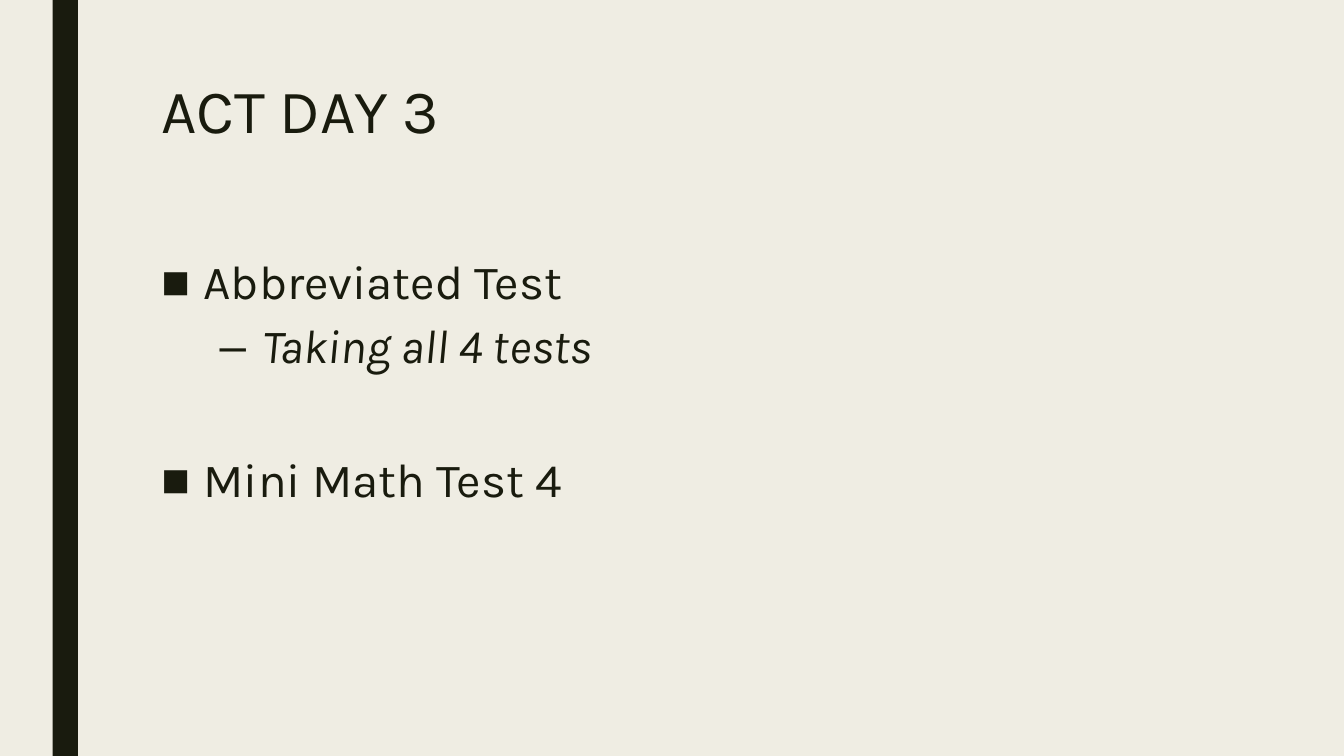
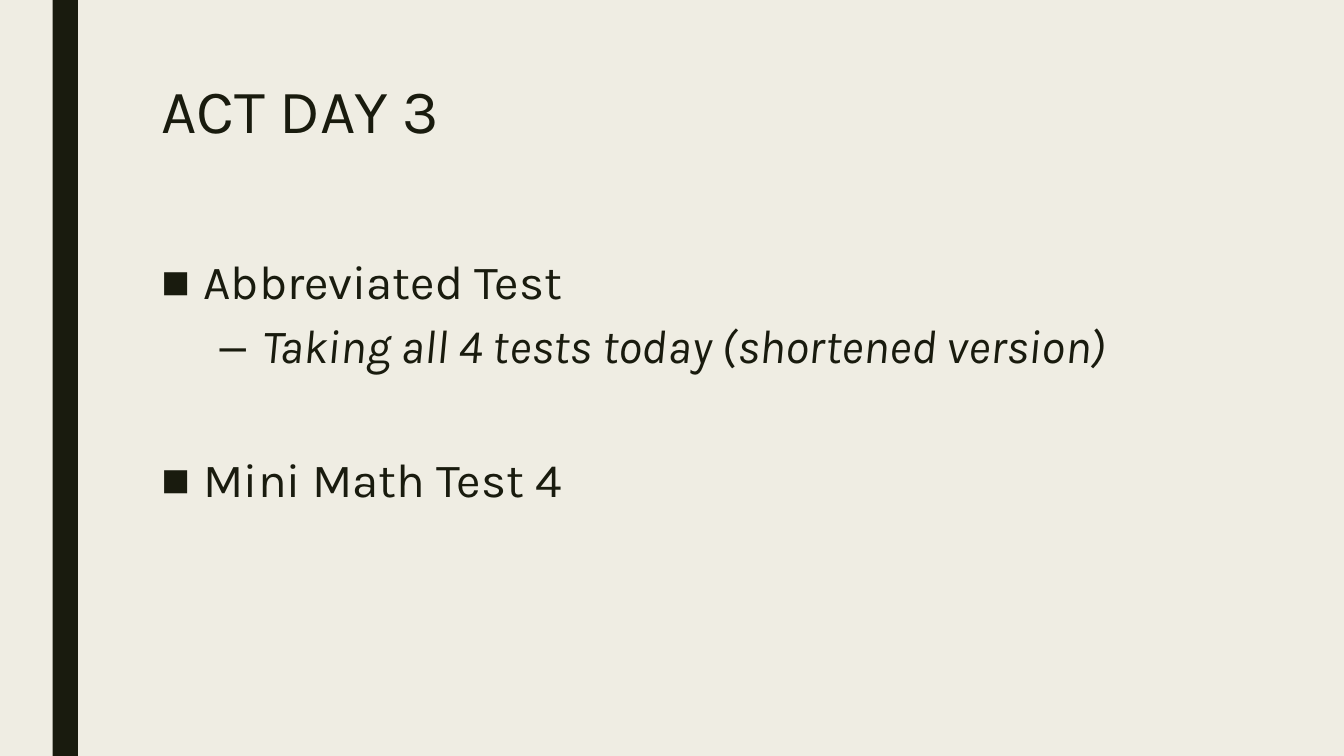
Before and after one commit to codecuddy/algebra_3-4, a slide deck: slide 4 of _PowerPoints/2nd Semester/Unit 7 ACT/Algebra4_Day_063 ACT Abbreviated Test.pptx (slide 2 before the commit). Drawn at 1344x756 pixels with LibreOffice and Linux fonts; fonts in the diff are those of the drawing. Boxes give left, top, right and bottom in pixels: in the first picture for what was removed or moved away, otherwise in the second. Text is boxed around its words. In the diff, an @@ line names an element or a change of style, - is before the commit and + after.

```diff
--- a/_PowerPoints/2nd Semester/Unit 7 ACT/Algebra4_Day_063 ACT Abbreviated Test.pptx
+++ b/_PowerPoints/2nd Semester/Unit 7 ACT/Algebra4_Day_063 ACT Abbreviated Test.pptx
@@ text at (x1=262, y1=328, x2=1106, y2=374): text changed @@
-  – Taking all 4 tests
+  – Taking all 4 tests today (shortened version)
```
Also in this commit, not shown: 5 other slides changed, 2 slides added, 1 other file.
